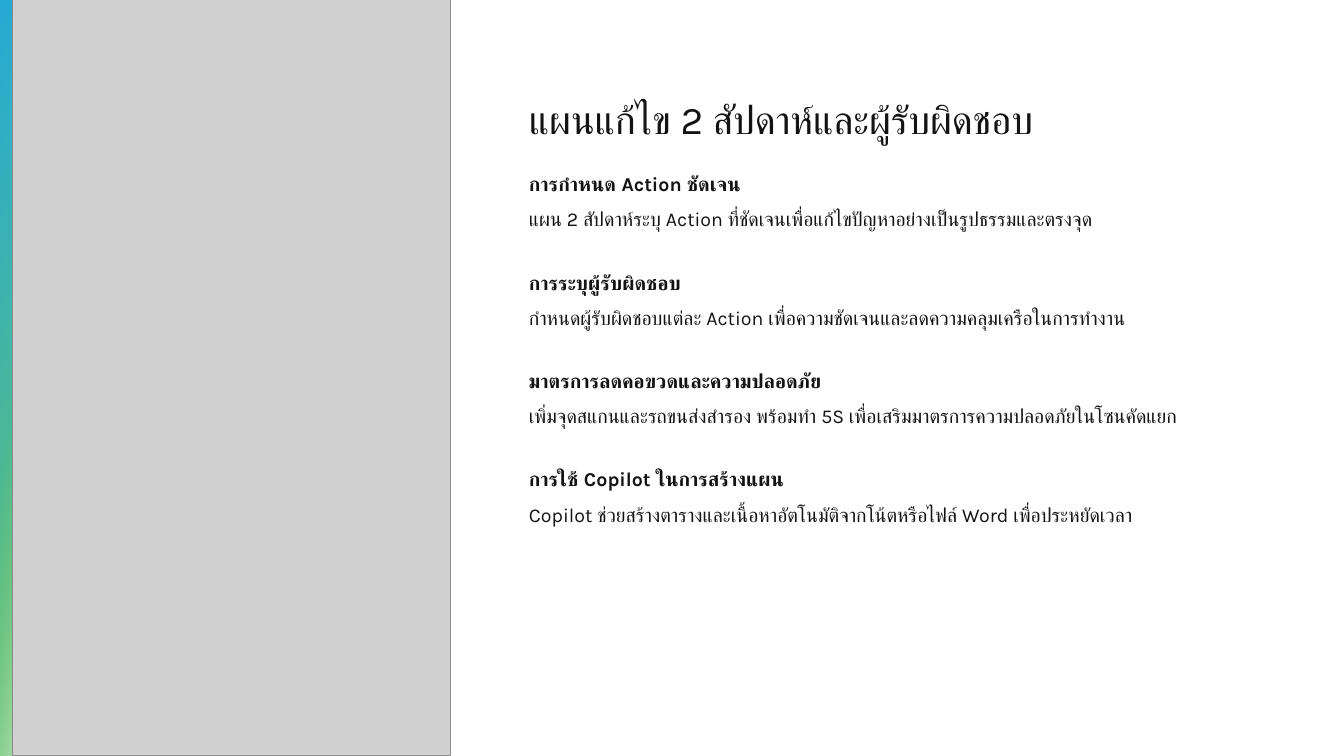
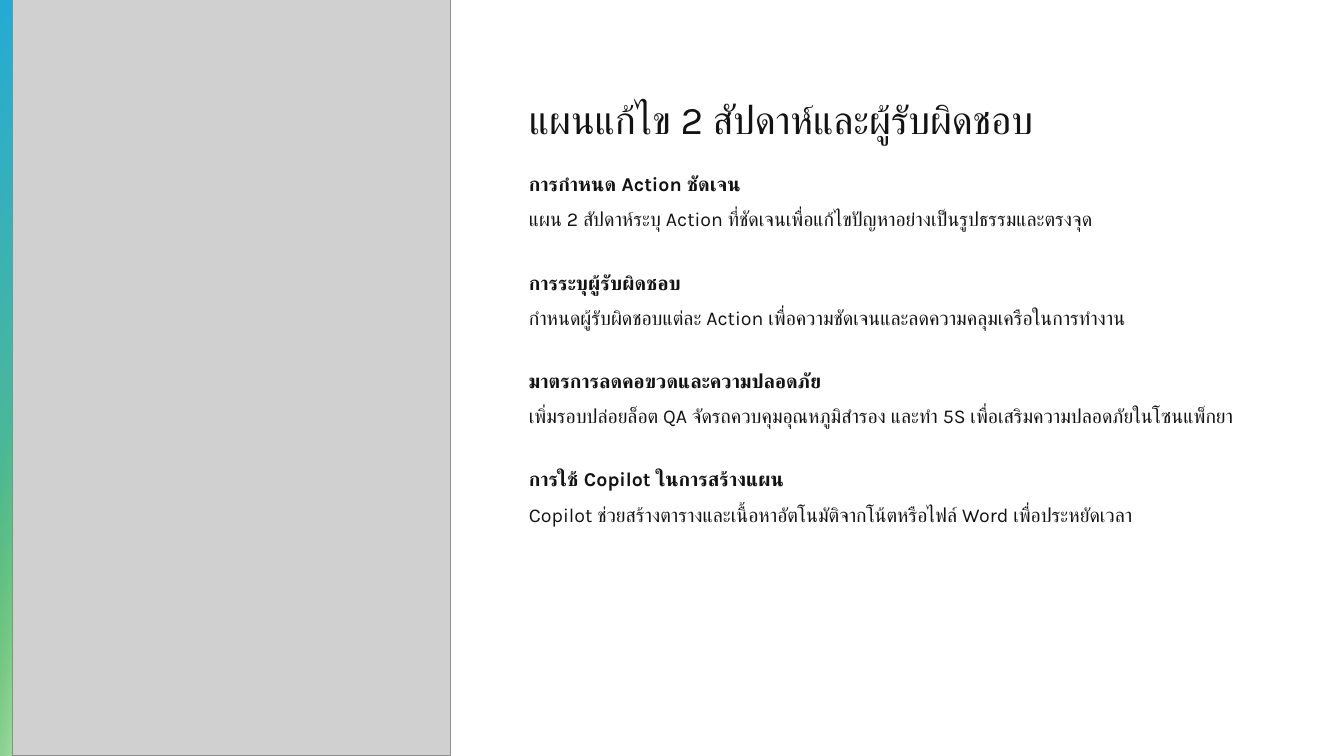
Before and after one commit to teerasej/ai-for-everyone, a slide deck: slide 11 of files/CPALL_Lab_PPT_Executive_Update_Template.pptx. Drawn at 1344x756 pixels with LibreOffice and Linux fonts; fonts in the diff are those of the drawing; grey boxes stand for pictures. Boxes give left, top, right and bottom in pixels: in the first picture for what was removed or moved away, otherwise in the second. Text is boxed around its words. In the diff, an @@ line names an element or a change of style, - is before the commit and + after.

```diff
--- a/files/CPALL_Lab_PPT_Executive_Update_Template.pptx
+++ b/files/CPALL_Lab_PPT_Executive_Update_Template.pptx
@@ text at box(529, 408, 1233, 429): text changed @@
-  เพิ่มจุดสแกนและรถขนส่งสำรอง พร้อมทำ 5S เพื่อเสริมมาตรการความปลอดภัยในโซนคัดแยก
+  เพิ่มรอบปล่อยล็อต QA จัดรถควบคุมอุณหภูมิสำรอง และทำ 5S เพื่อเสริมความปลอดภัยในโซนแพ็กยา
```
Also in this commit, not shown: 5 other slides changed, 8 other files.
